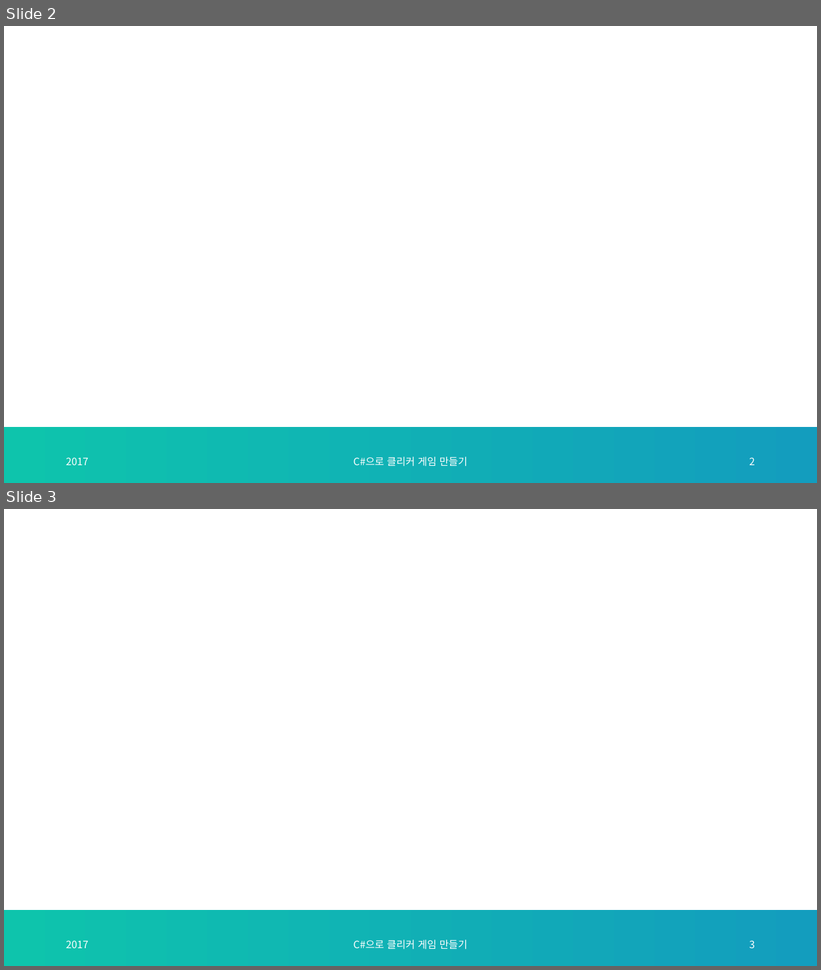
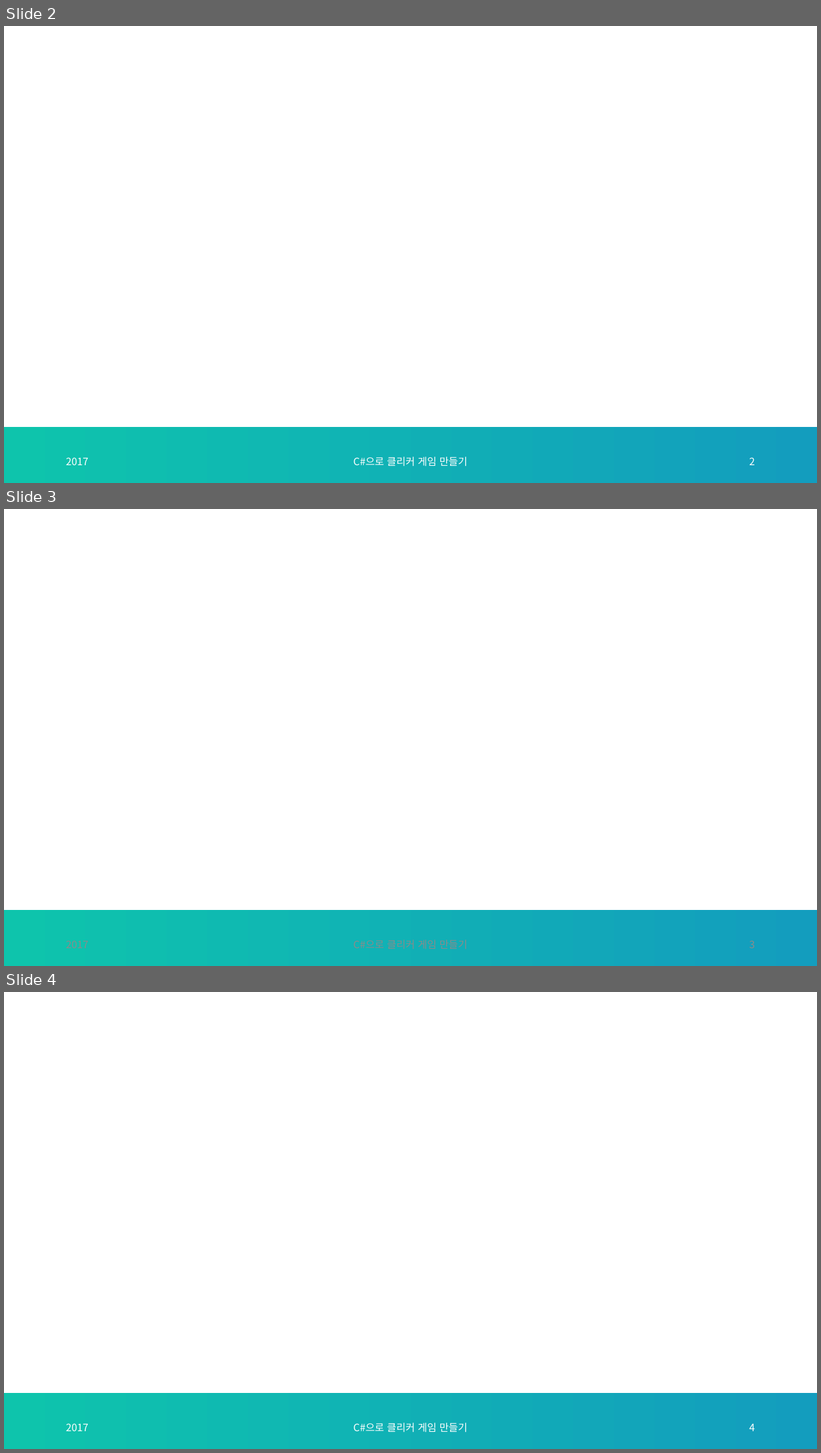
Before and after one commit to jaemin-im/SulivanPresentationRepo, a slide deck: PPT/sulivan_public_template.pptx. Shown one above the other, each under a label of ours: slides 2 and 3 before the commit, slides 2, 3 and 4 after it. The pictures are 821x970 and 821x1453 pixels, drawn with LibreOffice and Linux fonts; fonts in the diff are those of the drawing; background and template pictures are left out. Boxes give left, top, right and bottom in pixels: in the first picture for what was removed or moved away, otherwise in the second. Text is boxed around its words. In the diff, an @@ line names an element or a change of style, - is before the commit and + after.

```diff
--- a/PPT/sulivan_public_template.pptx
+++ b/PPT/sulivan_public_template.pptx
@@ slide 3 added at bbox=[4, 509, 817, 966], background #FFFFFF; not listed: 1 template element that a slide beside it also shows @@
@@ text added at bbox=[66, 941, 88, 949], 12 pt, text #8C8C8C @@
+2017
@@ text added at bbox=[353, 940, 467, 949], 12 pt, text #8C8C8C @@
+C#으로 클리커 게임 만들기
@@ page number added at bbox=[749, 941, 755, 949], 12 pt, text #8C8C8C @@
+3
@@ what was slide 3 is now slide 4 @@
@@ page number at bbox=[749, 1424, 755, 1432]: text changed @@
-3
+4
```
Also in this commit, not shown: 1 other slide added.
